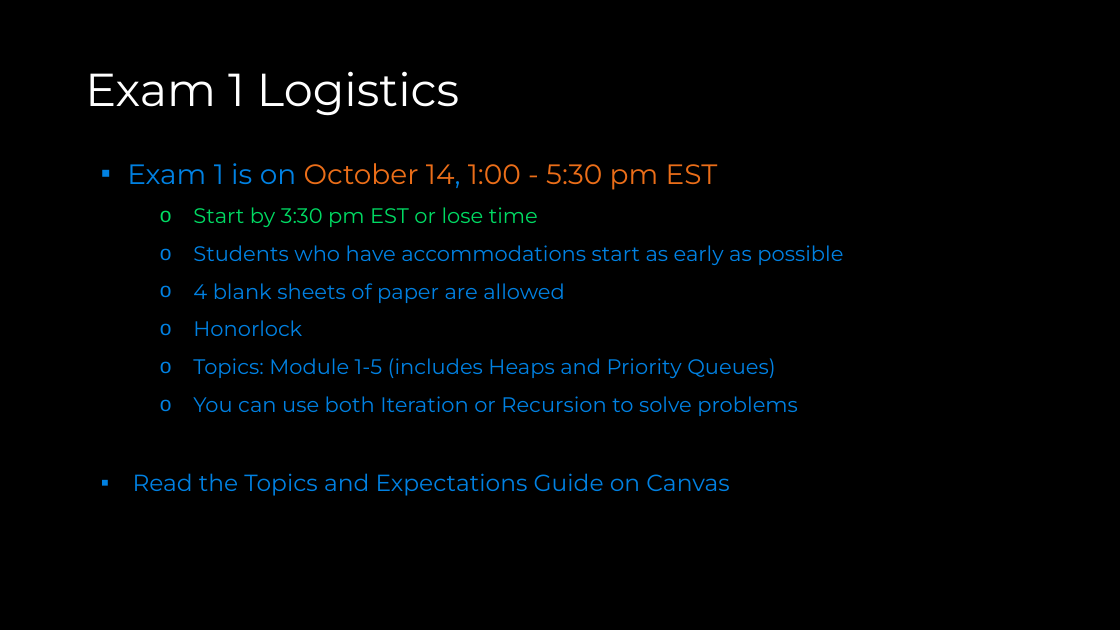
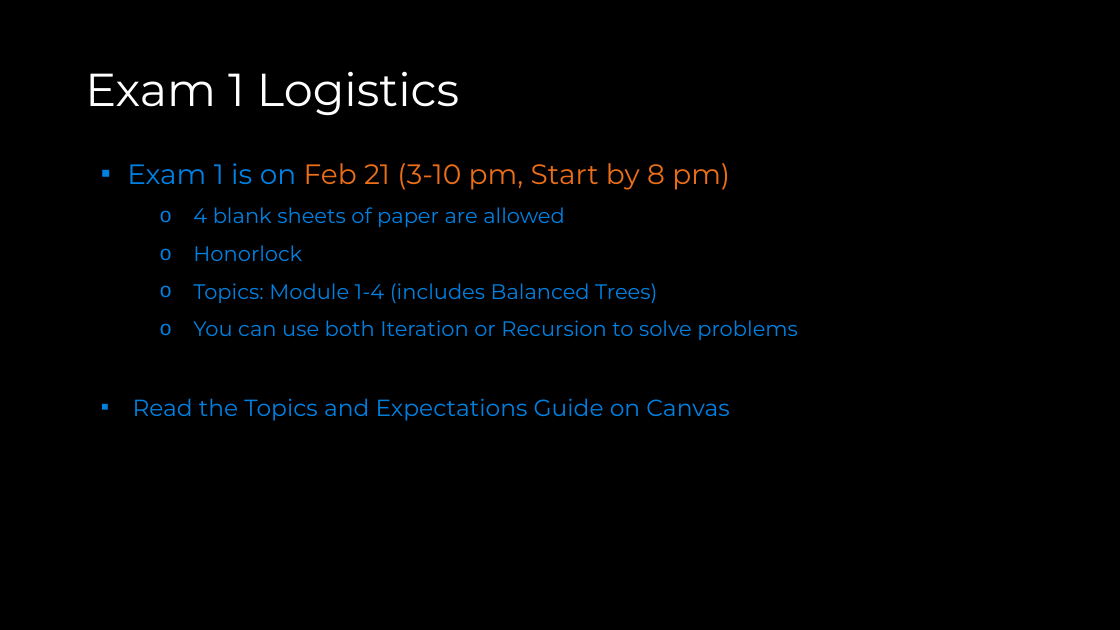
Before and after one commit to COP3530/Instructional-Content, a slide deck: slide 4 of Slides-PPT/Exam 1 - Review A.pptx. Drawn at 1120x630 pixels with LibreOffice and Linux fonts; fonts in the diff are those of the drawing. Boxes give left, top, right and bottom in pixels: in the first picture for what was removed or moved away, otherwise in the second. Text is boxed around its words. In the diff, an @@ line names an element or a change of style, - is before the commit and + after.

Commit message:
Heaps updated

```diff
--- a/Slides-PPT/Exam 1 - Review A.pptx
+++ b/Slides-PPT/Exam 1 - Review A.pptx
@@ text at (127, 163, 730, 190): text changed; size 18 to 24 pt; text colour #0081E2 to #EB6E19 @@
-▪ Exam 1 is on October 14, 1:00 - 5:30 pm EST
-    o Start by 3:30 pm EST or lose time
-    o Students who have accommodations start as early as possible
+▪ Exam 1 is on Feb 21 (3-10 pm, Start by 8 pm)
@@ text at (193, 283, 657, 303): text changed @@
-    o Topics: Module 1-5 (includes Heaps and Priority Queues)
+    o Topics: Module 1-4 (includes Balanced Trees)
```
Also in this commit, not shown: 1 other slide changed, 3 other files.
